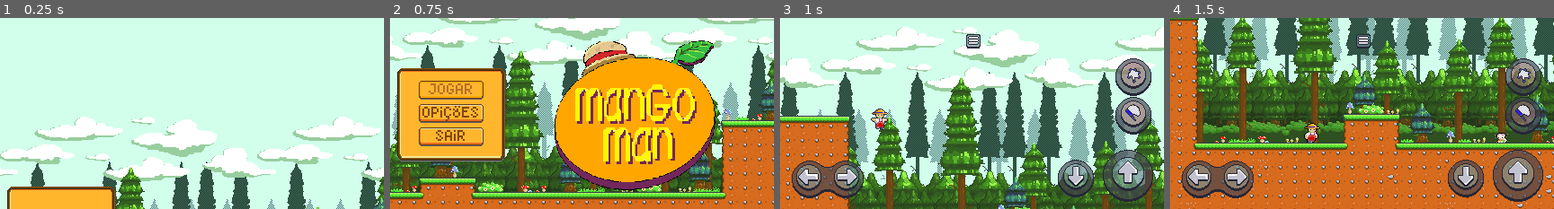
Above: before the commit, frames 1-4 (left to right).
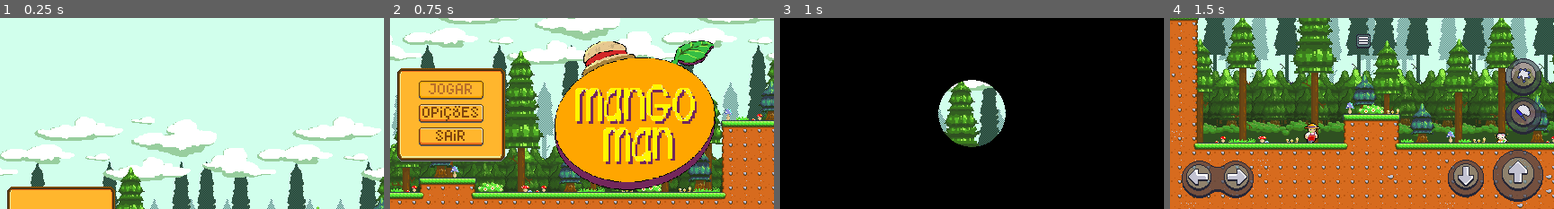
Above: after the commit, the same moments.

Repository: pedrokxz-sys/mango-man
Game: Godot game, scene res://levels/title_screen.tscn
Two runs of this game, one before a commit and one after it. Both use one fixed random seed, a clock stepped at 60 frames per second and the inputs below.
Inputs (mouse positions are in pixels of both pictures, inside the frame that each line leads up to):
- Up to frame 1 (0.25 s): no input
- Up to frame 2 (0.75 s): tap Enter (ui_accept) at 0.5 s; move the mouse to (666, 103) at 0.52 s; hold D (move_right) from 0.53 s (still down); click (666, 103) at 0.67 s
- Up to frame 3 (1 s): keep holding D (move_right); tap Enter (ui_accept) at 0.77 s
- Up to frame 4 (1.5 s): keep holding D (move_right); move the mouse to (1285, 123) at 1.27 s

Frames 1-2 are identical in both runs. In frame 3, 95% of the frame differs, in the area x 0-100%, y 0-100%; in frame 4, nothing differs.
Error before the commit: Invalid assignment of property or key 'text' with value of type 'String' on a base object of type 'null instance'. (res://scripts/hud_manager.gd:11)

Commit message:
version 0.3.2

Diff:
--- a/levels/tutorial.tscn
+++ b/levels/tutorial.tscn
@@ -34,6 +34,7 @@
 [ext_resource type="Texture2D" uid="uid://4l42oi4cajvq" path="res://assets/buttons/ui_button_crouch_normal.png" id="38_vqkt0"]
 [ext_resource type="Texture2D" uid="uid://bwh7pdrw5hb8e" path="res://assets/buttons/ui_button_crouch_pressed.png" id="39_ny43e"]
 [ext_resource type="Texture2D" uid="uid://bwktjkv6hwqm5" path="res://assets/buttons/pause_menu_normal.png" id="40_1ffjg"]
+[ext_resource type="Texture2D" uid="uid://80rqyhon6d4s" path="res://assets/buttons/icons/timer_icon.png" id="40_f4uu8"]
 [ext_resource type="Texture2D" uid="uid://bldy50jlybb1k" path="res://assets/buttons/pause_menu_pressed.png" id="41_83ps1"]
 [ext_resource type="PackedScene" uid="uid://cdur8uxwmfegp" path="res://prefabs/player_health.tscn" id="42_pot3b"]
 [ext_resource type="Script" uid="uid://c247esetbrstq" path="res://scripts/hud_manager.gd" id="43_wk52c"]
@@ -615,7 +616,6 @@
 visible_ratio = 0.0
 
 [node name="HUD" type="CanvasLayer" parent="." unique_id=1460941086]
-visible = false
 
 [node name="player_health" parent="HUD" unique_id=873261381 instance=ExtResource("42_pot3b")]
 visible = false
@@ -686,6 +686,48 @@
 theme_override_font_sizes/font_size = 8
 text = "000"
 
+[node name="timer_container" type="HBoxContainer" parent="HUD/control/container" unique_id=1240551508]
+visible = false
+layout_mode = 2
+size_flags_horizontal = 4
+size_flags_vertical = 8
+
+[node name="timer_icon" type="TextureRect" parent="HUD/control/container/timer_container" unique_id=1087970140]
+layout_mode = 2
+size_flags_horizontal = 0
+size_flags_vertical = 0
+texture = ExtResource("40_f4uu8")
+
+[node name="min_counter" type="Label" parent="HUD/control/container/timer_container" unique_id=396852233]
+layout_mode = 2
+size_flags_horizontal = 8
+size_flags_vertical = 0
+theme_override_colors/font_outline_color = Color(0, 0, 0, 1)
+theme_override_constants/outline_size = 4
+theme_override_fonts/font = ExtResource("45_4uq14")
+theme_override_font_sizes/font_size = 8
+text = "00"
+
+[node name="x" type="Label" parent="HUD/control/container/timer_container" unique_id=1066762572]
+layout_mode = 2
+size_flags_horizontal = 8
+size_flags_vertical = 0
+theme_override_colors/font_outline_color = Color(0, 0, 0, 1)
+theme_override_constants/outline_size = 4
+theme_override_fonts/font = ExtResource("45_4uq14")
+theme_override_font_sizes/font_size = 8
+text = ":"
+
+[node name="seg_counter" type="Label" parent="HUD/control/container/timer_container" unique_id=401807187]
+layout_mode = 2
+size_flags_horizontal = 8
+size_flags_vertical = 0
+theme_override_colors/font_outline_color = Color(0, 0, 0, 1)
+theme_override_constants/outline_size = 4
+theme_override_fonts/font = ExtResource("45_4uq14")
+theme_override_font_sizes/font_size = 8
+text = "00"
+
 [node name="pause_menu" parent="HUD" unique_id=1193229482 instance=ExtResource("47_lb1vk")]
 visible = false
 
